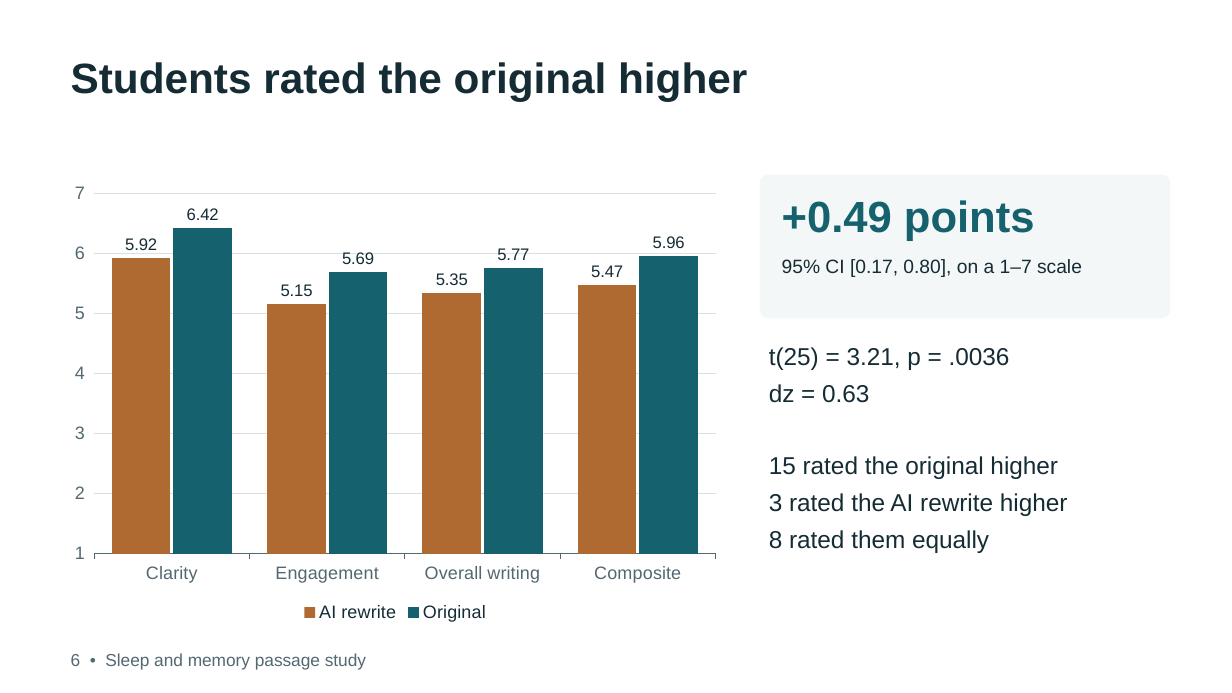
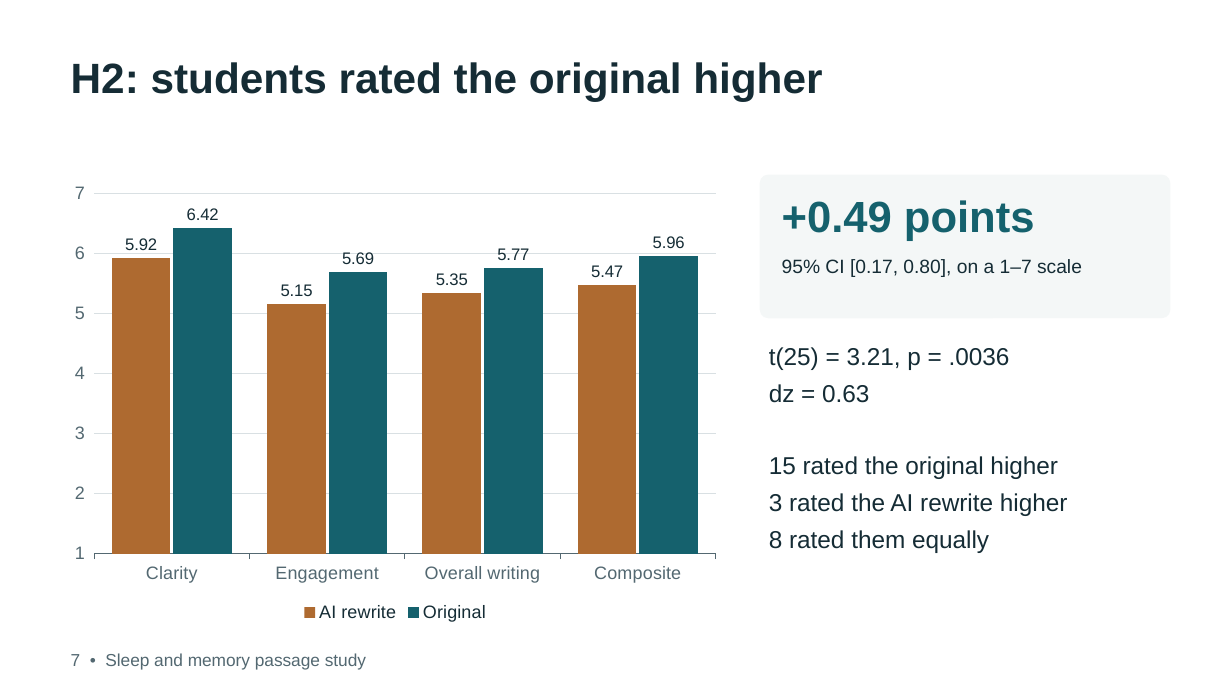
Before and after one commit to debshreechowdhury/sleep-memory-passage-study, a slide deck: slide 3 of presentation/data_quality.pptx. Drawn at 1232x693 pixels with LibreOffice and Linux fonts; fonts in the diff are those of the drawing. Boxes give left, top, right and bottom in pixels: in the first picture for what was removed or moved away, otherwise in the second. Text is boxed around its words. In the diff, an @@ line names an element or a change of style, - is before the commit and + after.

```diff
--- a/presentation/data_quality.pptx
+++ b/presentation/data_quality.pptx
@@ text at (x1=71, y1=62, x2=822, y2=101): text changed @@
-Students rated the original higher
+H2: students rated the original higher
@@ text at (x1=71, y1=653, x2=366, y2=669): text changed @@
-6 • Sleep and memory passage study
+7 • Sleep and memory passage study
```
Also in this commit, not shown: 5 other slides changed, 51 other files.
